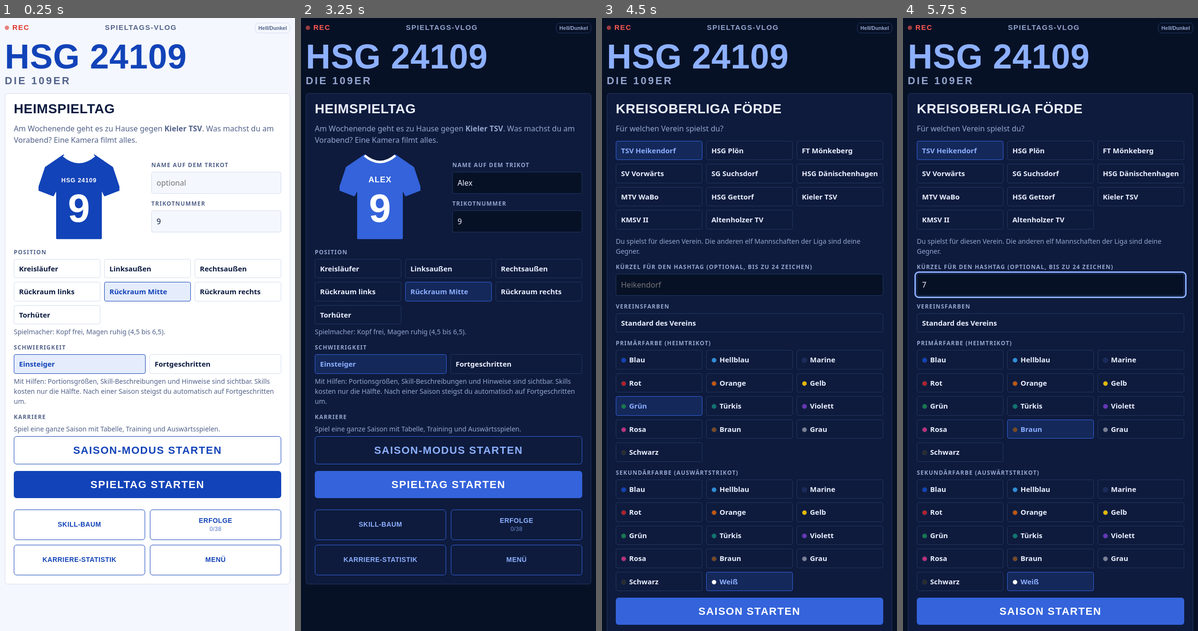
Above: before the commit, frames 1-4 (left to right).
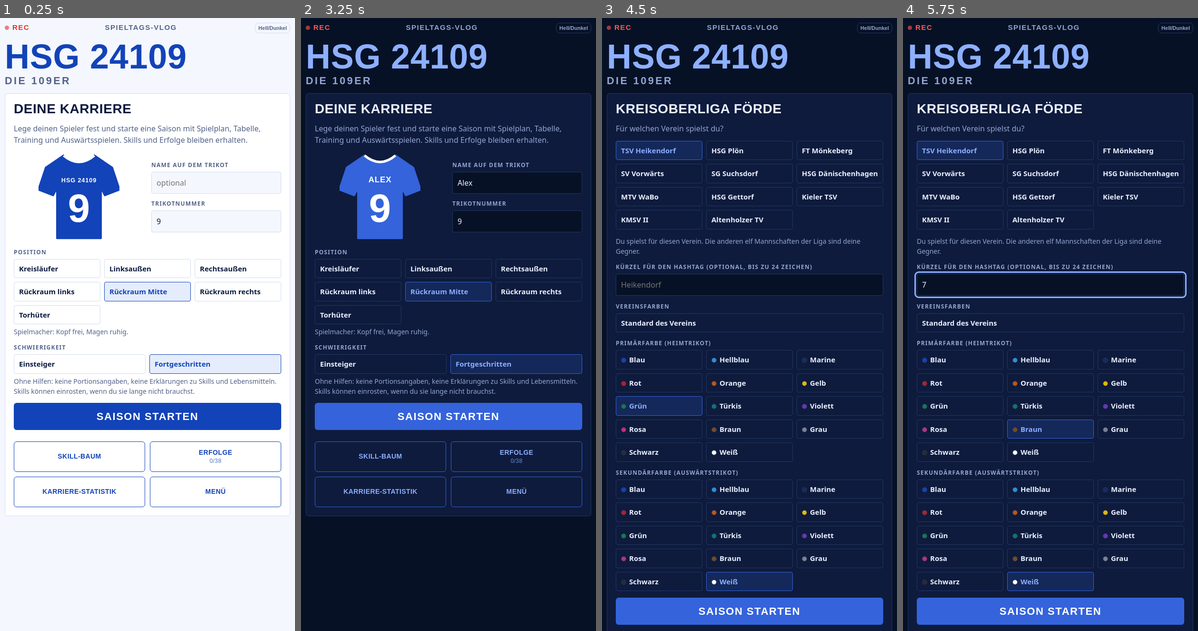
Above: after the commit, the same moments.

Repository: TorgeL/Spieltags-VLOG
Game: browser game, page index.html
Same seed, same stepped clock (60 frames per second), same inputs: the game is played once before the commit and once after it.
Inputs (mouse positions are in pixels of both pictures, inside the frame that each line leads up to):
- Up to frame 1 (0.25 s): no input
- Up to frame 2 (3.25 s): click (516, 183) at 0.27 s; type "Alex" at 0.27 s; click "SAISON-MODUS STARTEN" (after the commit: "SAISON STARTEN") at 0.52 s; click (448, 79) at 1.27 s; click (448, 60) at 1.87 s; click "Hell/Dunkel" at 2.47 s; click "ZURÜCK" at 3.07 s
- Up to frame 3 (4.5 s): click "SAISON-MODUS STARTEN" (after the commit: "SAISON STARTEN") at 3.27 s; click "KREISOBERLIGA FÖRDE Die feste…" at 3.67 s; click "Grün" at 4.27 s
- Up to frame 4 (5.75 s): click (1050, 287) at 4.77 s; type "Alex" at 4.77 s; click "Braun" at 4.87 s; click (1050, 287) at 5.47 s; type "7" at 5.47 s; tap Enter at 5.5 s

The runs differ from the first frame. In frame 1, 14% of the frame differs, in the area x 1-99%, y 14-93%; in frame 2, 14%; in frame 3, 0.1%; in frame 4, 0.1%.

Commit message:
Add files via upload

Diff:
--- a/index.html
+++ b/index.html
@@ -442,7 +442,7 @@
   if (S.coffee) return '<section class="card"><h2>Kaffee</h2><p>'+S.coffee.txt+'</p>'+S.coffee.chips
     +'<button class="btn" data-a="go" data-v="breakfast">Frühstück machen</button></section>';
   var band = '';
-  if (!S.spoonsInit){ S.spoonsInit = true; var cc = coffeeCenter(), opts = []; for (var q=1;q<=5;q+=.5){ if (Math.abs(q-cc)>=1) opts.push(q); } S.spoons = opts[Math.floor(Math.random()*opts.length)]; }
+  if (!S.spoonsInit){ S.spoonsInit = true; var cc = coffeeCenter(), opts = []; for (var q=1;q<=5;q+=.5){ if (Math.abs(q-cc)>=1) opts.push(q); } S.spoons = opts[Math.floor(Math.random()*opts.length)]; if (chance(.3)) S.spoons = clamp(Math.round(cc*2)/2,1,5); }
   if (lv('kaffee')>=1 && !(typeof hard==='function' && hard())){
     var c = coffeeCenter(), t = coffeeTol();
     band = '<div class="sweet" aria-hidden="true"><i style="left:'+(Math.max(0,c-t)/6*100)+'%;width:'+(Math.min(6,c+t)-Math.max(0,c-t))/6*100+'%"></i></div><p class="small">Grün: dein Sweet Spot für heute.</p>';
@@ -3803,8 +3803,8 @@
 function palOf(id){
   if (typeof id==='string' && id.indexOf('c:')===0){
     var q = id.split(':'), c1 = q[1]||'#1243B8', c2 = q[2]||'#FFFFFF';
-    var la = colLum(c1)>.55 ? colMix(c1,'#000000',.4) : c1, da = colLum(c1)<.1 ? colMix(c1,'#FFFFFF',.35) : c1;
-    return {id:id, n:'Eigene Farben', cn:'Eigene Farben', sec:c2,
+    var la = colLum(c1)>.55 ? colMix(c1,'#000000',colLum(c1)>.8?.6:.4) : c1, da = colLum(c1)<.1 ? colMix(c1,'#FFFFFF',.35) : c1;
+    return {id:id, n:'Eigene Farben', cn:'Eigene Farben', sec:c2, jc:c1, ji:colFg(c1,c2),
       l:{a:la, s:colMix(c1,'#FFFFFF',.88), f:colFg(la,c2)}, d:{a:da, l:colMix(c1,'#FFFFFF',.5), s:colMix(c1,'#000000',.72), f:colFg(da,c2)}};
   }
   for (var i=0;i<PALS.length;i++) if (PALS[i].id===id) return PALS[i];
@@ -3816,7 +3816,7 @@
     var st = document.getElementById('theme');
     if (!st){ if (!document.createElement) return; st = document.createElement('style'); st.id = 'theme'; document.head.appendChild(st); }
     var dk = '--accent:'+p.d.a+';--link:'+p.d.l+';--soft:'+p.d.s+';--accent-fg:'+p.d.f;
-    st.textContent = ':root{--accent:'+p.l.a+';--link:'+p.l.a+';--soft:'+p.l.s+(p.l.f?';--accent-fg:'+p.l.f:'')+'}'
+    st.textContent = ':root{--accent:'+p.l.a+';--link:'+p.l.a+';--soft:'+p.l.s+(p.l.f?';--accent-fg:'+p.l.f:'')+(p.jc?';--jersey:'+p.jc+';--jersey-ink:'+p.ji:'')+'}'
       +'@media (prefers-color-scheme: dark){:root:not([data-theme="light"]){'+dk+'}}:root[data-theme="dark"]{'+dk+'}';
   } catch(e){}
 }
@@ -3830,7 +3830,7 @@
   var row = function(act, cur, skipWhite){ return COLS.filter(function(c){ return !(skipWhite && c.n==='Weiß'); }).map(function(c){
     return '<button class="pill" data-a="'+act+'" data-v="'+c.h+'" aria-pressed="'+(on && cur.toLowerCase()===c.h.toLowerCase())+'"><i class="dot" style="background:'+c.h+'"></i>'+c.n+'</button>'; }).join(''); };
   return (kreis ? '<div class="field"><span class="lbl">Vereinsfarben</span><div class="pills"><button class="pill" data-a="lgdef" aria-pressed="'+!lg.palSet+'">Standard des Vereins</button></div></div>' : '')
-    +'<div class="field"><span class="lbl">Primärfarbe (Heimtrikot)</span><div class="pills">'+row('lgc1',c1,true)+'</div></div>'
+    +'<div class="field"><span class="lbl">Primärfarbe (Heimtrikot)</span><div class="pills">'+row('lgc1',c1,false)+'</div></div>'
     +'<div class="field"><span class="lbl">Sekundärfarbe (Auswärtstrikot)</span><div class="pills">'+row('lgc2',c2,false)+'</div></div>';
 }
 A.lgc1 = function(el){ lgRead(); S.lg.c1 = el.dataset.v; S.lg.palSet = true; if (!S.lg.c2) S.lg.c2 = '#FFFFFF'; render(); };
@@ -3892,19 +3892,37 @@
 
 /* ---------- Mein Spieler ---------- */
 TIMES.player = '';
-function vPlayer(){
-  var p = posOf(S.pos), first = !P.plset, ch = P.plset && P.season && P.last && S.pos!==P.last.pos;
-  return '<section class="card"><h2>'+(first?'Dein Spieler':'Mein Spieler')+'</h2><p class="lead">'
-    +(first ? 'Wie heißt du und auf welcher Position spielst du? Das kannst du später jederzeit unter „Mein Spieler" ändern.' : 'Name, Nummer, Position und Schwierigkeit.')+'</p>'
-    +'<div class="setup">'+jersey()
+function playerForm(){
+  var p = posOf(S.pos);
+  return '<div class="setup">'+jersey()
     +'<div class="fields"><div class="field"><label for="inName">Name auf dem Trikot</label><input id="inName" type="text" maxlength="12" value="'+esc(S.name)+'" placeholder="optional" autocomplete="off"></div>'
     +'<div class="field"><label for="inNum">Trikotnummer</label><input id="inNum" type="number" min="1" max="99" inputmode="numeric" value="'+esc(S.num)+'"></div></div></div>'
     +'<div class="field"><span class="lbl">Position</span><div class="pills">'
     + POS.map(function(q){ return '<button class="pill" data-a="pos" data-v="'+q.id+'" aria-pressed="'+(q.id===S.pos)+'">'+q.name+'</button>'; }).join('')
-    +'</div><p class="tip">'+tipOf(p)+'</p>'+''+'</div>'
-    +'<div class="field"><span class="lbl">Schwierigkeit</span><div class="pills">'+diffPills()+'<p class="tip">'+diffTip()+'</p></div>'
-    +'<button class="btn" data-a="plok">'+(first?'Los geht’s':'Fertig')+'</button></section>';
-}
+    +'</div><p class="tip">'+tipOf(p)+'</p></div>'
+    +'<div class="field"><span class="lbl">Schwierigkeit</span><div class="pills">'+diffPills()+'<p class="tip">'+diffTip()+'</p></div>';
+}
+function vPlayer(){
+  var first = !P.plset;
+  return '<section class="card"><h2>'+(first?'Dein Spieler':'Mein Spieler')+'</h2><p class="lead">'
+    +(first ? 'Wie heißt du und auf welcher Position spielst du? Das kannst du später jederzeit unter „Mein Spieler" ändern.' : 'Name, Nummer, Position und Schwierigkeit.')+'</p>'
+    +playerForm()
+    +'<button class="btn" data-a="plok">'+(first?'Los geht\u2019s':'Fertig')+'</button></section>';
+}
+function vNewCareer(){
+  return '<section class="card"><h2>Deine Karriere</h2><p class="lead">Lege deinen Spieler fest und starte eine Saison mit Spielplan, Tabelle, Training und Auswärtsspielen. Skills und Erfolge bleiben erhalten.</p>'
+    +playerForm()
+    +'<button class="btn" data-a="lg">Saison starten</button>'
+    +'<div class="tiles"><button class="btn ghost" data-a="skills">Skill-Baum'+(P.sp?'<small>'+P.sp+' SP offen</small>':'')+'</button>'
+    +'<button class="btn ghost" data-a="ach">Erfolge<small>'+Object.keys(P.ach).length+'/'+ACH.length+'</small></button>'
+    +'<button class="btn ghost" data-a="career">Karriere-Statistik</button><button class="btn ghost" data-a="menu">Menü</button></div></section>';
+}
+var _lg9 = A.lg;
+A.lg = function(){
+  S.num = clamp(parseInt(S.num,10)||9,1,99);
+  P.last = {pos:S.pos, num:S.num, name:S.name}; P.plset = true; saveP();
+  return _lg9();
+};
 V.player = vPlayer;
 A.player = function(){ S.plBack = S.stage; go('player'); };
 A.plok = function(){
@@ -3924,6 +3942,7 @@
 /* Setup in der Saison: keine Namens-/Positionsfelder mehr, dafür „Mein Spieler" */
 var _vs9 = V.setup;
 V.setup = function(){
+  if (!P.season) return vNewCareer();
   var h = _vs9();
   if (P.season){
     h = h.replace('<div class="fields">','<div class="fields" hidden>');
@@ -3970,7 +3989,9 @@
   _dayp9(el);
   if (el.dataset.v==='women' && S.day && S.day.res){
     S.day.res.t += ' Deine bessere Hälfte hat dir die Tasche gepackt.';
-    S.bag = buildBag().filter(function(x){ return x.core || x.must; }).map(function(x){ return x.id; });
+    var fb = {}; BAG_OK.forEach(function(x){ fb[x.id] = 1; });
+    buildBag().forEach(function(x){ if (x.core || x.must) fb[x.id] = 1; });
+    S.bag = Object.keys(fb);
     S.travel = {txt:'Du bist durch die Frauenmannschaft ohnehin schon in der Halle und musst nicht mehr anreisen.', chips:''};
     S.noWarmSkip = false;
   }
@@ -4135,8 +4156,8 @@
 /* ---------- Trikot: Name oder Vereinsname ---------- */
 function jersey(){
   var p = posOf(S.pos), g = !!p.gk;
-  var fill = g ? 'var(--surface)' : 'var(--accent)';
-  var ink = g ? 'var(--accent)' : 'var(--accent-fg)';
+  var fill = g ? 'var(--surface)' : 'var(--jersey, var(--accent))';
+  var ink = g ? 'var(--accent)' : 'var(--jersey-ink, var(--accent-fg))';
   var raw = String(S.name || CLUB().n).toUpperCase(), lines = [raw];
   if (raw.length>9 && raw.indexOf(' ')>0){
     var best = 0, mid = raw.length/2; for (var k=0;k<raw.length;k++) if (raw.charAt(k)===' ' && Math.abs(k-mid)<Math.abs(best-mid)) best = k;
@@ -4165,6 +4186,9 @@
   render();
 };
 
+/* ---------- Start: geladenen Stand mit den neuen Standardwerten abgleichen ---------- */
+(function(){ try { if (!readSlot(SLOT)) P = defaultP(); else P = normP(P); } catch(e){} })();
+
 
 S = newRun();
 render();
